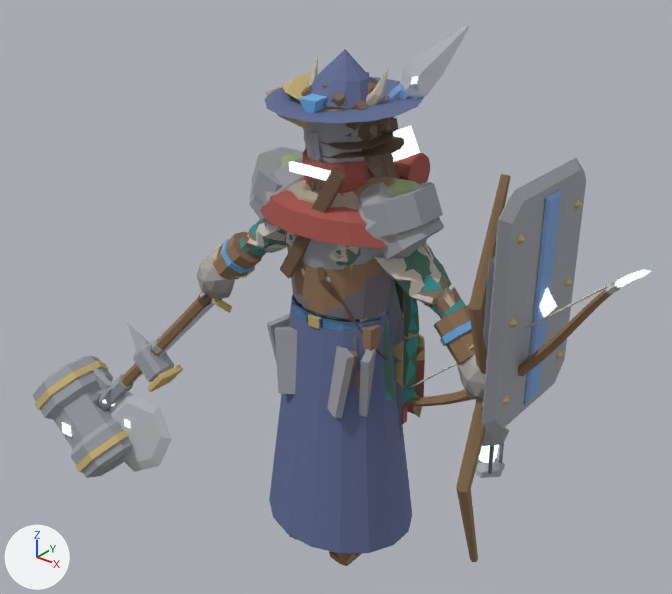
What one commit did to the glTF model art/creator/humanoid_slim/export/humanoid_slim_masculine.glb.
One viewpoint serves both versions: a 50 mm camera at (1.96, -2.47, 2.63) aimed at (-0.17, 0.18, 0.98). The axes (+X, +Y, +Z) are drawn at lower left. The lights are the same throughout. The picture after the commit comes second. Vertices at exactly the same position are counted once.

In view in the first picture: 'part.arms.bracers', 'part.head.wide_hat', 'part.offhand.bow', 'part.offhand.ranger_bow', 'part.offhand.shield', 'part.offhand.tower_shield', 'part.shoulders.mantle', 'part.shoulders.slabs', 'part.torso.jerkin', 'part.torso.robe', 'part.waist.tassets', 'part.weapon.great_axe', 'part.weapon.maul' and 42 more.
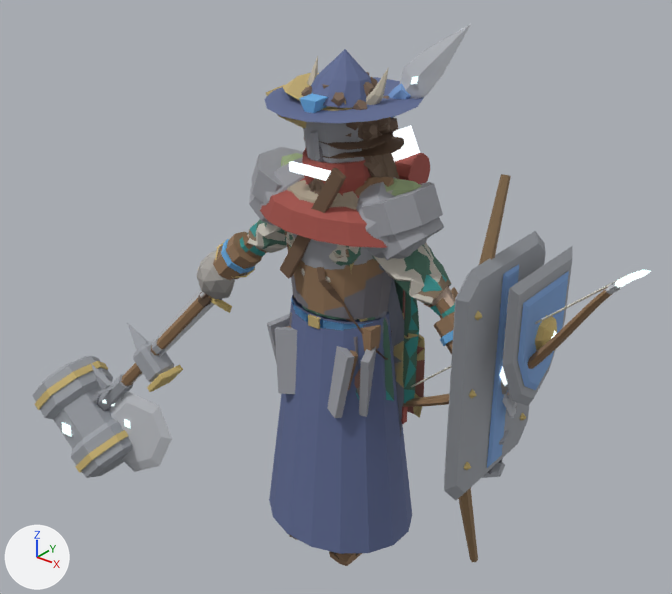
The change, as a list of edits to the scene's bpy script:
```text
Change me_part_offhand_shield:
    used by ob_part_offhand_shield; location = (0.0, 0.0, 0.0)
    remove me_part_offhand_shield.from_pydata(...)  # 93 vertices, 158 faces; spans x 0.633..0.794, y -0.172..0.248, z 0.949..1.507
    add me_part_offhand_shield.from_pydata(...)  # 93 vertices, 158 faces; spans x 0.633..0.875, y -0.18..0.24, z 0.921..1.441
    me_part_offhand_shield part 1: the loose piece of 21 vertices spanning x 0.689..0.725, y -0.172..0.248, z 0.987..1.507 is moved by (0.08, -0.008, -0.067)
    me_part_offhand_shield part 2: the loose piece of 17 vertices spanning x 0.735..0.78, y -0.027..0.103, z 1.212..1.342 is moved by (0.08, -0.008, -0.067)
    me_part_offhand_shield part 3: the loose piece of 21 vertices spanning x 0.721..0.737, y -0.117..0.194, z 1.057..1.442 is moved by (0.08, -0.008, -0.067)
    other edits to the shape of me_part_offhand_shield do not show in these pictures
Change me_part_offhand_tower_shield:
    used by ob_part_offhand_tower_shield; location = (0.0, 0.0, 0.0)
    remove me_part_offhand_tower_shield.from_pydata(...)  # 106 vertices, 164 faces; spans x 0.633..0.839, y -0.221..0.339, z 0.872..1.733
    add me_part_offhand_tower_shield.from_pydata(...)  # 106 vertices, 164 faces; spans x 0.633..0.764, y -0.309..0.251, z 0.629..1.489
    me_part_offhand_tower_shield part 4: the loose piece of 24 vertices spanning x 0.733..0.781, y -0.221..0.339, z 0.872..1.733 is moved by (-0.075, -0.088, -0.244)
    me_part_offhand_tower_shield part 5: the loose piece of 6 vertices spanning x 0.765..0.801, y -0.149..-0.113, z 1.004..1.04 is moved by (-0.075, -0.088, -0.244)
    me_part_offhand_tower_shield part 6: the loose piece of 6 vertices spanning x 0.765..0.801, y -0.149..-0.113, z 1.284..1.32 is moved by (-0.075, -0.088, -0.244)
    me_part_offhand_tower_shield part 7: the loose piece of 6 vertices spanning x 0.765..0.801, y -0.149..-0.113, z 1.564..1.6 is moved by (-0.075, -0.088, -0.244)
    me_part_offhand_tower_shield part 8: the loose piece of 6 vertices spanning x 0.765..0.801, y 0.231..0.267, z 1.005..1.041 is moved by (-0.075, -0.088, -0.244)
    me_part_offhand_tower_shield part 9: the loose piece of 6 vertices spanning x 0.765..0.801, y 0.231..0.267, z 1.565..1.601 is moved by (-0.075, -0.088, -0.244)
    me_part_offhand_tower_shield part 10: the loose piece of 6 vertices spanning x 0.759..0.839, y 0.019..0.099, z 1.246..1.358 is moved by (-0.075, -0.088, -0.244)
    me_part_offhand_tower_shield part 11: the loose piece of 12 vertices spanning x 0.777..0.793, y 0.009..0.109, z 0.932..1.673 is moved by (-0.075, -0.088, -0.244)
    other edits to the shape of me_part_offhand_tower_shield do not show in these pictures
```

Changed parts and their boxes (x1, y1, x2, y2) in the pictures (672 x 594 px; the box of a moved part takes in the faces that stretch with it):
'part.offhand.tower_shield', reshaped: before (482, 158, 586, 437); after (444, 231, 546, 501)
'part.offhand.shield', reshaped: before (483, 257, 495, 350); after (503, 246, 572, 406)
part 1 of me_part_offhand_shield, moved or reshaped: before (483, 257, 495, 350); after (503, 246, 572, 406)
part 2 of me_part_offhand_shield, moved or reshaped (not visible before): after (535, 315, 557, 351)
part 3 of me_part_offhand_shield, moved or reshaped (not visible before): after (518, 271, 569, 390)
part 4 of me_part_offhand_tower_shield, moved or reshaped: before (482, 158, 586, 437); after (444, 231, 546, 501)
part 5 of me_part_offhand_tower_shield, moved or reshaped: before (503, 395, 510, 404); after (464, 462, 471, 470)
part 6 of me_part_offhand_tower_shield, moved or reshaped: before (510, 318, 518, 328); after (469, 389, 477, 399)
part 7 of me_part_offhand_tower_shield, moved or reshaped: before (517, 233, 526, 244); after (475, 311, 482, 321)
part 8 of me_part_offhand_tower_shield, moved or reshaped: before (557, 350, 564, 359); after (520, 412, 526, 421)
part 9 of me_part_offhand_tower_shield, moved or reshaped (not visible afterwards): before (575, 199, 582, 209)
part 10 of me_part_offhand_tower_shield, moved or reshaped: before (539, 287, 557, 317); after (499, 367, 508, 386)
part 11 of me_part_offhand_tower_shield, moved or reshaped: before (524, 189, 561, 405); after (487, 264, 519, 468)
